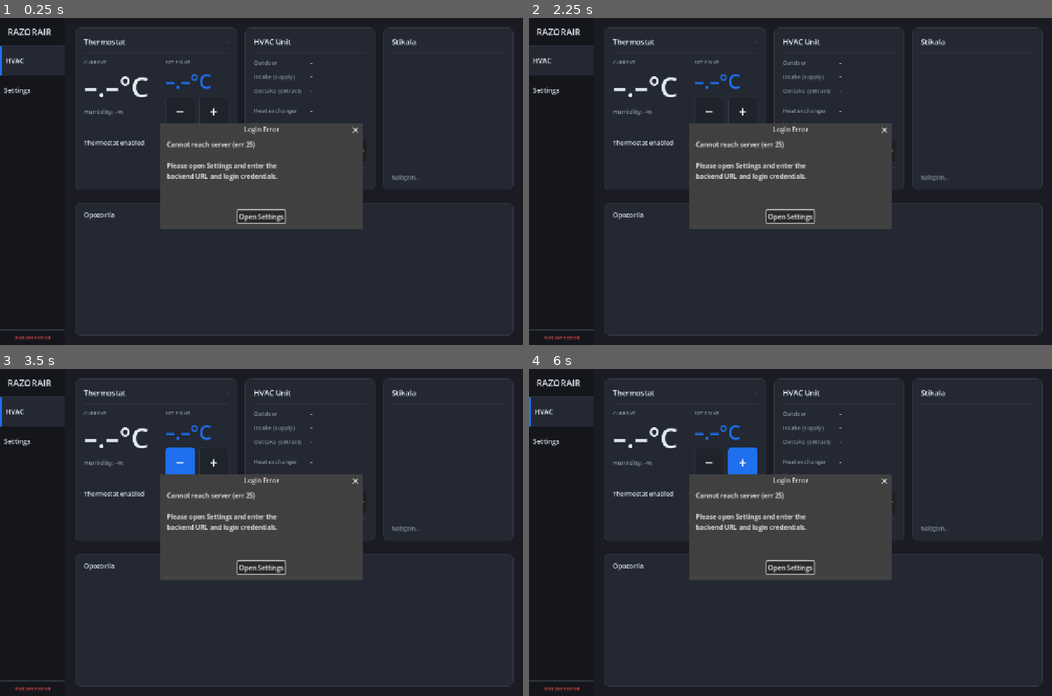
Above: before the commit, frames 1-4 (two rows, left to right).
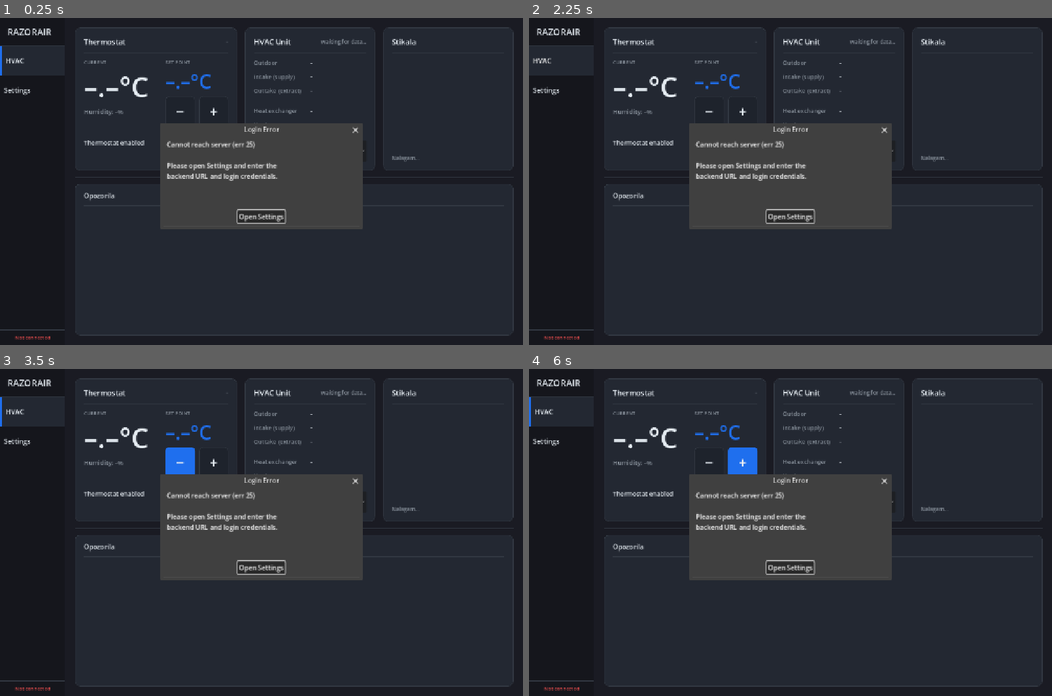
Above: after the commit, the same moments.

Repository: Charckle/razorair_godot
Game: Godot game, scene res://menus/main/Main.tscn
Same seed, same stepped clock (60 frames per second), same inputs: the game is played once before the commit and once after it.
Inputs (mouse positions are in pixels of both pictures, inside the frame that each line leads up to):
- Up to frame 1 (0.25 s): no input
- Up to frame 2 (2.25 s): click "+" at 0.5 s; click "Stopped" at 1.25 s; click "HVAC" at 2 s
- Up to frame 3 (3.5 s): click "−" at 2.75 s
- Up to frame 4 (6 s): click (748, 493) at 3.5 s; click "HVAC" at 4.25 s; click "−" at 5 s; click "+" at 5.75 s

The runs differ from the first frame. In frame 1, 0.4% of the frame differs, in the area x 16-99%, y 6-62%; in frame 2, 0.4%; in frame 3, 0.4%; in frame 4, 0.4%.

Commit message:
added changable ventilation button

Diff:
--- a/autoloads/ApiClient.gd
+++ b/autoloads/ApiClient.gd
@@ -13,9 +13,10 @@
 signal plug_set_done(success: bool)
 
 # ── Config ────────────────────────────────────────────────────────────────────
-var base_url: String = "http://192.168.0.1:5000"
-var username: String  = ""
-var password: String  = ""
+var base_url: String           = "http://192.168.0.1:5000"
+var username: String           = ""
+var password: String           = ""
+var vent_control_style: String = "dropdown"   # "dropdown" or "stepper"
 
 const CONFIG_PATH := "user://config.cfg"
 
@@ -91,18 +92,20 @@
 func load_config() -> void:
 	var cfg = ConfigFile.new()
 	if cfg.load(CONFIG_PATH) == OK:
-		base_url = cfg.get_value("server", "base_url", "http://192.168.0.1:5000")
-		username  = cfg.get_value("auth",   "username", "")
-		password  = cfg.get_value("auth",   "password", "")
+		base_url           = cfg.get_value("server", "base_url",           "http://192.168.0.1:5000")
+		username           = cfg.get_value("auth",   "username",           "")
+		password           = cfg.get_value("auth",   "password",           "")
+		vent_control_style = cfg.get_value("ui",     "vent_control_style", "dropdown")
 	else:
 		save_config()
 
 
 func save_config() -> void:
 	var cfg = ConfigFile.new()
-	cfg.set_value("server", "base_url", base_url)
-	cfg.set_value("auth",   "username", username)
-	cfg.set_value("auth",   "password", password)
+	cfg.set_value("server", "base_url",           base_url)
+	cfg.set_value("auth",   "username",           username)
+	cfg.set_value("auth",   "password",           password)
+	cfg.set_value("ui",     "vent_control_style", vent_control_style)
 	cfg.save(CONFIG_PATH)
 
 
--- a/menus/admin/Admin.tscn
+++ b/menus/admin/Admin.tscn
@@ -233,6 +233,53 @@
 theme_override_styles/pressed = SubResource("SB_BtnReconnect")
 theme_override_styles/focus = SubResource("SB_Empty")
 
+[node name="UICard" type="PanelContainer" parent="MainMargin/MainVBox"]
+layout_mode = 2
+theme_override_styles/panel = SubResource("SB_Card")
+
+[node name="CardMarg" type="MarginContainer" parent="MainMargin/MainVBox/UICard"]
+layout_mode = 2
+theme_override_constants/margin_left = 24
+theme_override_constants/margin_right = 24
+theme_override_constants/margin_top = 24
+theme_override_constants/margin_bottom = 24
+
+[node name="FormVBox" type="VBoxContainer" parent="MainMargin/MainVBox/UICard/CardMarg"]
+layout_mode = 2
+theme_override_constants/separation = 14
+
+[node name="CardTitle" type="Label" parent="MainMargin/MainVBox/UICard/CardMarg/FormVBox"]
+layout_mode = 2
+text = "Display"
+theme_override_font_sizes/font_size = 16
+theme_override_colors/font_color = Color(0.902, 0.929, 0.953, 1)
+
+[node name="Sep" type="ColorRect" parent="MainMargin/MainVBox/UICard/CardMarg/FormVBox"]
+layout_mode = 2
+custom_minimum_size = Vector2(0, 1)
+color = Color(0.196, 0.220, 0.259, 1)
+
+[node name="VentStyleRow" type="HBoxContainer" parent="MainMargin/MainVBox/UICard/CardMarg/FormVBox"]
+layout_mode = 2
+alignment = 1
+theme_override_constants/separation = 12
+
+[node name="VentStyleLabel" type="Label" parent="MainMargin/MainVBox/UICard/CardMarg/FormVBox/VentStyleRow"]
+layout_mode = 2
+size_flags_horizontal = 3
+text = "Ventilation control"
+vertical_alignment = 1
+theme_override_font_sizes/font_size = 14
+theme_override_colors/font_color = Color(0.545, 0.580, 0.620, 1)
+
+[node name="VentStyleCheck" type="CheckButton" parent="MainMargin/MainVBox/UICard/CardMarg/FormVBox/VentStyleRow"]
+unique_name_in_owner = true
+layout_mode = 2
+custom_minimum_size = Vector2(0, 52)
+text = "Use +/− buttons"
+theme_override_font_sizes/font_size = 14
+theme_override_colors/font_color = Color(0.902, 0.929, 0.953, 1)
+
 [node name="StatusLabel" type="Label" parent="MainMargin/MainVBox"]
 unique_name_in_owner = true
 layout_mode = 2
--- a/menus/admin/admin.gd
+++ b/menus/admin/admin.gd
@@ -6,12 +6,13 @@
 const C_ERR   := Color(0.902, 0.298, 0.298)
 
 # ── Node references (defined in Admin.tscn) ───────────────────────────────────
-@onready var _url_edit:       LineEdit = %UrlEdit
-@onready var _user_edit:      LineEdit = %UserEdit
-@onready var _pass_edit:      LineEdit = %PassEdit
-@onready var _save_btn:       Button   = %SaveBtn
-@onready var _reconnect_btn:  Button   = %ReconnectBtn
-@onready var _status_lbl:     Label    = %StatusLabel
+@onready var _url_edit:          LineEdit    = %UrlEdit
+@onready var _user_edit:         LineEdit    = %UserEdit
+@onready var _pass_edit:         LineEdit    = %PassEdit
+@onready var _save_btn:          Button      = %SaveBtn
+@onready var _reconnect_btn:     Button      = %ReconnectBtn
+@onready var _status_lbl:        Label       = %StatusLabel
+@onready var _vent_style_check:  CheckButton = %VentStyleCheck
 
 
 func _ready() -> void:
@@ -32,12 +33,14 @@
 	_url_edit.text  = ApiClient.base_url
 	_user_edit.text = ApiClient.username
 	_pass_edit.text = ApiClient.password
+	_vent_style_check.button_pressed = ApiClient.vent_control_style == "stepper"
 
 
 func _write_fields_to_api_client() -> void:
-	ApiClient.base_url = _url_edit.text.strip_edges()
-	ApiClient.username = _user_edit.text.strip_edges()
-	ApiClient.password = _pass_edit.text
+	ApiClient.base_url           = _url_edit.text.strip_edges()
+	ApiClient.username           = _user_edit.text.strip_edges()
+	ApiClient.password           = _pass_edit.text
+	ApiClient.vent_control_style = "stepper" if _vent_style_check.button_pressed else "dropdown"
 	ApiClient.save_config()
 
 
--- a/menus/hvac/cards/hvac_unit/HVACUnitCard.tscn
+++ b/menus/hvac/cards/hvac_unit/HVACUnitCard.tscn
@@ -35,11 +35,25 @@
 layout_mode = 2
 theme_override_constants/separation = 14
 
-[node name="HVACTitle" type="Label" parent="HVACMargin/HVACVBox"]
-layout_mode = 2
+[node name="HVACHeader" type="HBoxContainer" parent="HVACMargin/HVACVBox"]
+layout_mode = 2
+alignment = 1
+
+[node name="HVACTitle" type="Label" parent="HVACMargin/HVACVBox/HVACHeader"]
+layout_mode = 2
+size_flags_horizontal = 3
 text = "HVAC Unit"
+vertical_alignment = 1
 theme_override_font_sizes/font_size = 18
 theme_override_colors/font_color = Color(0.902, 0.929, 0.953, 1)
+
+[node name="HVACStatusLabel" type="Label" parent="HVACMargin/HVACVBox/HVACHeader"]
+unique_name_in_owner = true
+layout_mode = 2
+text = "Waiting for data…"
+vertical_alignment = 1
+theme_override_font_sizes/font_size = 13
+theme_override_colors/font_color = Color(0.545, 0.580, 0.620, 1)
 
 [node name="HVACSep1" type="ColorRect" parent="HVACMargin/HVACVBox"]
 layout_mode = 2
@@ -166,14 +180,33 @@
 custom_minimum_size = Vector2(0, 52)
 theme_override_font_sizes/font_size = 15
 
-[node name="HVACSep4" type="ColorRect" parent="HVACMargin/HVACVBox"]
-layout_mode = 2
-custom_minimum_size = Vector2(0, 1)
-color = Color(0.196, 0.220, 0.259, 1)
-
-[node name="HVACStatusLabel" type="Label" parent="HVACMargin/HVACVBox"]
-unique_name_in_owner = true
-layout_mode = 2
-text = "Waiting for data…"
-theme_override_font_sizes/font_size = 13
-theme_override_colors/font_color = Color(0.545, 0.580, 0.620, 1)
+[node name="VentStepper" type="HBoxContainer" parent="HVACMargin/HVACVBox/VentRow"]
+unique_name_in_owner = true
+layout_mode = 2
+size_flags_horizontal = 3
+visible = false
+theme_override_constants/separation = 8
+
+[node name="VentDown" type="Button" parent="HVACMargin/HVACVBox/VentRow/VentStepper"]
+unique_name_in_owner = true
+layout_mode = 2
+custom_minimum_size = Vector2(52, 52)
+text = "−"
+theme_override_font_sizes/font_size = 24
+
+[node name="VentUp" type="Button" parent="HVACMargin/HVACVBox/VentRow/VentStepper"]
+unique_name_in_owner = true
+layout_mode = 2
+custom_minimum_size = Vector2(52, 52)
+text = "+"
+theme_override_font_sizes/font_size = 24
+
+[node name="VentStepLabel" type="Label" parent="HVACMargin/HVACVBox/VentRow/VentStepper"]
+unique_name_in_owner = true
+layout_mode = 2
+size_flags_horizontal = 3
+text = "–"
+horizontal_alignment = 2
+vertical_alignment = 1
+theme_override_font_sizes/font_size = 15
+theme_override_colors/font_color = Color(0.902, 0.929, 0.953, 1)
--- a/menus/hvac/cards/hvac_unit/hvac_unit_card.gd
+++ b/menus/hvac/cards/hvac_unit/hvac_unit_card.gd
@@ -1,15 +1,31 @@
 extends PanelContainer
 
-@onready var _timer:       Timer        = %HVACUnitTimer
-@onready var _outdoor_lbl: Label        = %OutdoorVal
-@onready var _intake_lbl:  Label        = %IntakeVal
-@onready var _outtake_lbl: Label        = %OuttakeVal
-@onready var _heat_ex_lbl: Label        = %HeatExVal
-@onready var _heater_lbl:  Label        = %HeaterVal
-@onready var _vent_option: OptionButton = %VentOption
-@onready var _status_lbl:  Label        = %HVACStatusLabel
+@onready var _timer:          Timer         = %HVACUnitTimer
+@onready var _outdoor_lbl:    Label         = %OutdoorVal
+@onready var _intake_lbl:     Label         = %IntakeVal
+@onready var _outtake_lbl:    Label         = %OuttakeVal
+@onready var _heat_ex_lbl:    Label         = %HeatExVal
+@onready var _heater_lbl:     Label         = %HeaterVal
+@onready var _vent_option:    OptionButton  = %VentOption
+@onready var _vent_stepper:   HBoxContainer = %VentStepper
+@onready var _vent_step_lbl:  Label         = %VentStepLabel
+@onready var _vent_down:      Button        = %VentDown
+@onready var _vent_up:        Button        = %VentUp
+@onready var _status_lbl:     Label         = %HVACStatusLabel
 
-var _vent_updating: bool = false
+# API values in order from lowest to highest
+const VENT_LEVELS := [0, 2, 3, 4]
+const VENT_NAMES  := ["Stopped", "Slow", "Medium", "Max"]
+
+const DEBOUNCE_SECS    := 2.0
+const PROPAGATION_SECS := 4.0
+
+var _vent_updating:     bool  = false
+var _current_vent_level: int  = 0
+# Two-phase lock: true while debouncing or waiting for HVAC to apply the change
+var _vent_locked:       bool  = false
+var _vent_propagating:  bool  = false   # true = debounce fired, waiting for HVAC
+var _vent_debounce:     Timer
 
 
 func _ready() -> void:
@@ -22,17 +38,34 @@
 	_vent_option.add_item("Max",     4)
 	_vent_option.item_selected.connect(_on_vent_selected)
 
+	_vent_down.pressed.connect(_on_vent_down)
+	_vent_up.pressed.connect(_on_vent_up)
+
+	_vent_debounce = Timer.new()
+	_vent_debounce.one_shot = true
+	add_child(_vent_debounce)
+	_vent_debounce.timeout.connect(_on_vent_debounce_timeout)
+
 	ApiClient.hvac_data_received.connect(_on_data)
 	ApiClient.hvac_set_done.connect(_on_set_done)
 	ApiClient.login_success.connect(_do_poll)
 
+	_apply_vent_style()
+
 
 func _on_visibility_changed() -> void:
 	if visible:
+		_apply_vent_style()
 		_do_poll()
 		_timer.start()
 	else:
 		_timer.stop()
+
+
+func _apply_vent_style() -> void:
+	var use_stepper := ApiClient.vent_control_style == "stepper"
+	_vent_option.visible  = not use_stepper
+	_vent_stepper.visible = use_stepper
 
 
 func _do_poll() -> void:
@@ -56,6 +89,8 @@
 
 	if vent_val != null:
 		var v := int(vent_val)
+
+		# Always keep the dropdown in sync (it is not shown during stepper mode anyway)
 		_vent_updating = true
 		for i in range(_vent_option.item_count):
 			if _vent_option.get_item_id(i) == v:
@@ -63,9 +98,22 @@
 				break
 		_vent_updating = false
 
+		# Stepper display is locked while debouncing or waiting for HVAC to apply the change
+		if not _vent_locked:
+			_set_vent_display(VENT_LEVELS.find(v), v)
+
 	_status_lbl.text = "OK"
 	_status_lbl.add_theme_color_override("font_color", Color(0.4, 0.8, 0.4))
 
+
+func _set_vent_display(idx: int, raw_value: int) -> void:
+	_current_vent_level = raw_value
+	_vent_step_lbl.text = VENT_NAMES[idx] if idx >= 0 else str(raw_value)
+	_vent_down.disabled = idx <= 0
+	_vent_up.disabled   = idx >= VENT_LEVELS.size() - 1
+
+
+# ── Dropdown handler ──────────────────────────────────────────────────────────
 
 func _on_vent_selected(index: int) -> void:
 	if _vent_updating:
@@ -73,6 +121,43 @@
 	ApiClient.set_hvac_ventilation(_vent_option.get_item_id(index))
 
 
+# ── Stepper handlers ──────────────────────────────────────────────────────────
+
+func _on_vent_down() -> void:
+	var idx := VENT_LEVELS.find(_current_vent_level)
+	if idx > 0:
+		_set_vent_display(idx - 1, VENT_LEVELS[idx - 1])
+		_restart_debounce()
+
+
+func _on_vent_up() -> void:
+	var idx := VENT_LEVELS.find(_current_vent_level)
+	if idx >= 0 and idx < VENT_LEVELS.size() - 1:
+		_set_vent_display(idx + 1, VENT_LEVELS[idx + 1])
+		_restart_debounce()
+
+
+func _restart_debounce() -> void:
+	_vent_locked      = true
+	_vent_propagating = false
+	_vent_debounce.stop()
+	_vent_debounce.start(DEBOUNCE_SECS)
+
+
+func _on_vent_debounce_timeout() -> void:
+	if not _vent_propagating:
+		# Debounce phase over — send the command, enter propagation phase
+		_vent_propagating = true
+		ApiClient.set_hvac_ventilation(_current_vent_level)
+		_vent_debounce.start(PROPAGATION_SECS)
+	else:
+		# Propagation phase over — HVAC should have applied the change, unlock
+		_vent_locked      = false
+		_vent_propagating = false
+
+
+# ── Set confirmation ──────────────────────────────────────────────────────────
+
 func _on_set_done(success: bool) -> void:
 	if not success:
 		_status_lbl.text = "Set failed"
--- a/project.godot
+++ b/project.godot
@@ -11,9 +11,9 @@
 [application]
 
 config/name="Razorair"
+run/main_scene="res://menus/main/Main.tscn"
 config/features=PackedStringArray("4.6", "Mobile")
 config/icon="res://icon.svg"
-run/main_scene="res://menus/main/Main.tscn"
 
 [autoload]
 
@@ -35,3 +35,4 @@
 rendering_device/driver.windows="d3d12"
 renderer/rendering_method="gl_compatibility"
 renderer/rendering_method.mobile="gl_compatibility"
+textures/vram_compression/import_etc2_astc=true
Not shown, added: export_presets.cfg
